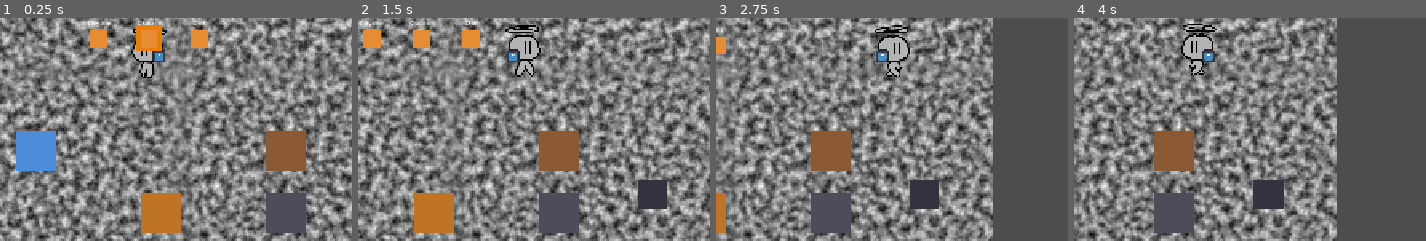
Above: before the commit, frames 1-4 (left to right).
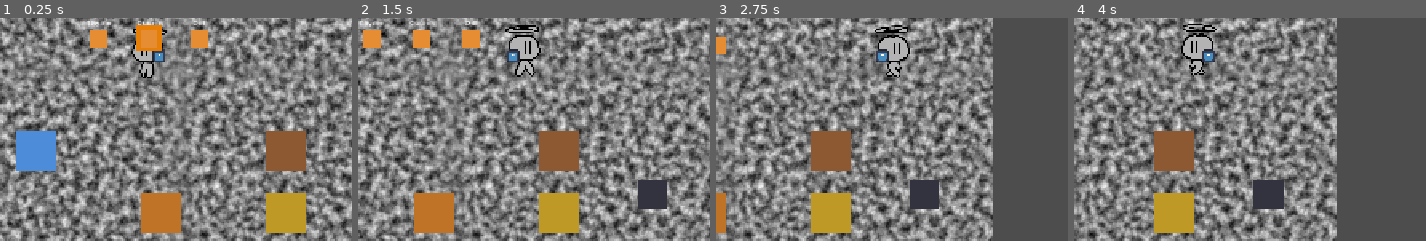
Above: after the commit, the same moments.

Repository: Saitamadupauvre/brotatomato
Game: Godot game, scene res://scenes/main/main.tscn
The game is run twice, just before and just after one commit, with the same random seed, the same clock (stepped at 60 frames per second) and the same inputs. The engine's default icon, where the game draws it, is replaced by a stand-in: a white triangle on a blue panel in a dark square.
Inputs (mouse positions are % of the whole screen's width and height, from its top left):
- Up to frame 1 (0.25 s): no input
- Up to frame 2 (1.5 s): tap Enter at 0.5 s; move the mouse to (82, 45) at 0.52 s; press the mouse at (82, 45) at 0.53 s; hold D (move_right) 0.53-1.25 s; release the mouse at (82, 45) at 1.25 s; drag from (34, 55) to (61, 50) at 1.27 s
- Up to frame 3 (2.75 s): move the mouse to (68, 28) at 2.02 s; hold D (move_right) from 2.03 s (still down); hold E (interact) from 2.03 s (still down)
- Up to frame 4 (4 s): release D (move_right) at 2.75 s; release E (interact) at 2.75 s; drag from (51, 71) to (61, 50) at 2.77 s; move the mouse to (91, 66) at 3.52 s; hold A (move_left) from 3.53 s (still down); hold G (place_plot) from 3.53 s (still down)
The pictures show only the part of the screen within x 36-86%, y 43-93%; the shares and areas given below are measured in that part.

The runs differ from the first frame. In frame 1, 2.0% of the frame differs, in the area x 75-87%, y 78-97%; in frame 2, 2.0%; in frame 3, 2.0%; in frame 4, 2.0%.

Commit message:
chore(camp): recolor ammo crafter and add interact label

Diff:
--- a/scenes/entities/ammo_crafter.tscn
+++ b/scenes/entities/ammo_crafter.tscn
@@ -18,7 +18,7 @@
 offset_top = -32.0
 offset_right = 32.0
 offset_bottom = 32.0
-color = Color(0.3, 0.3, 0.35, 1)
+color = Color(0.75, 0.6, 0.15, 1)
 
 [node name="Interactable" parent="." instance=ExtResource("1_interactable")]
 
@@ -31,6 +31,7 @@
 
 [node name="PromptBehavior" type="Node" parent="Interactable/Host"]
 script = ExtResource("3_prompt")
+label_text = "Craft Ammo"
 
 [node name="CraftBehavior" type="Node" parent="Interactable/Host"]
 script = ExtResource("4_craft")
Not shown: 1 places in scenes/entities/ammo_crafter.tscn that only renumber resources
